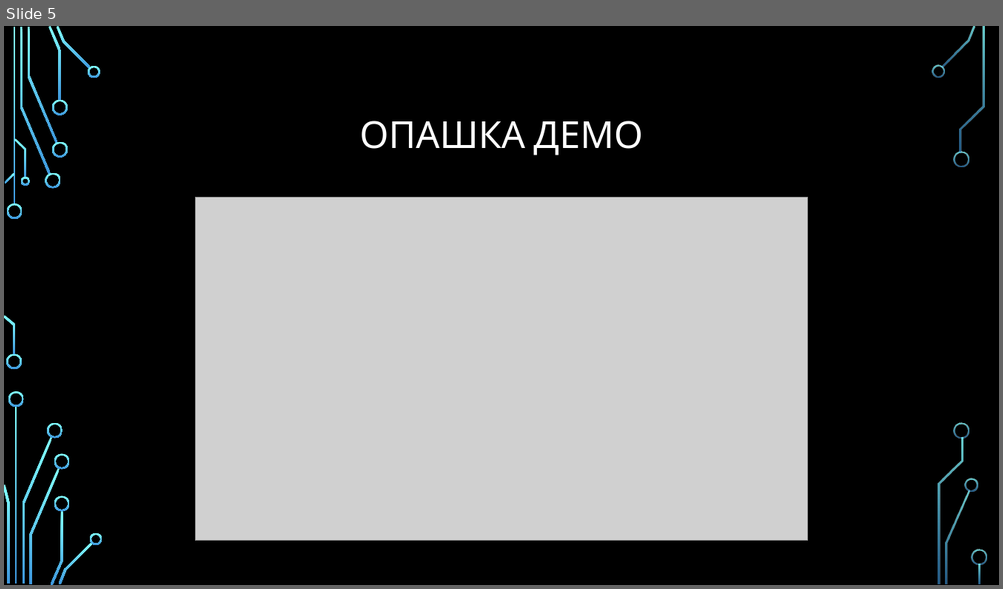
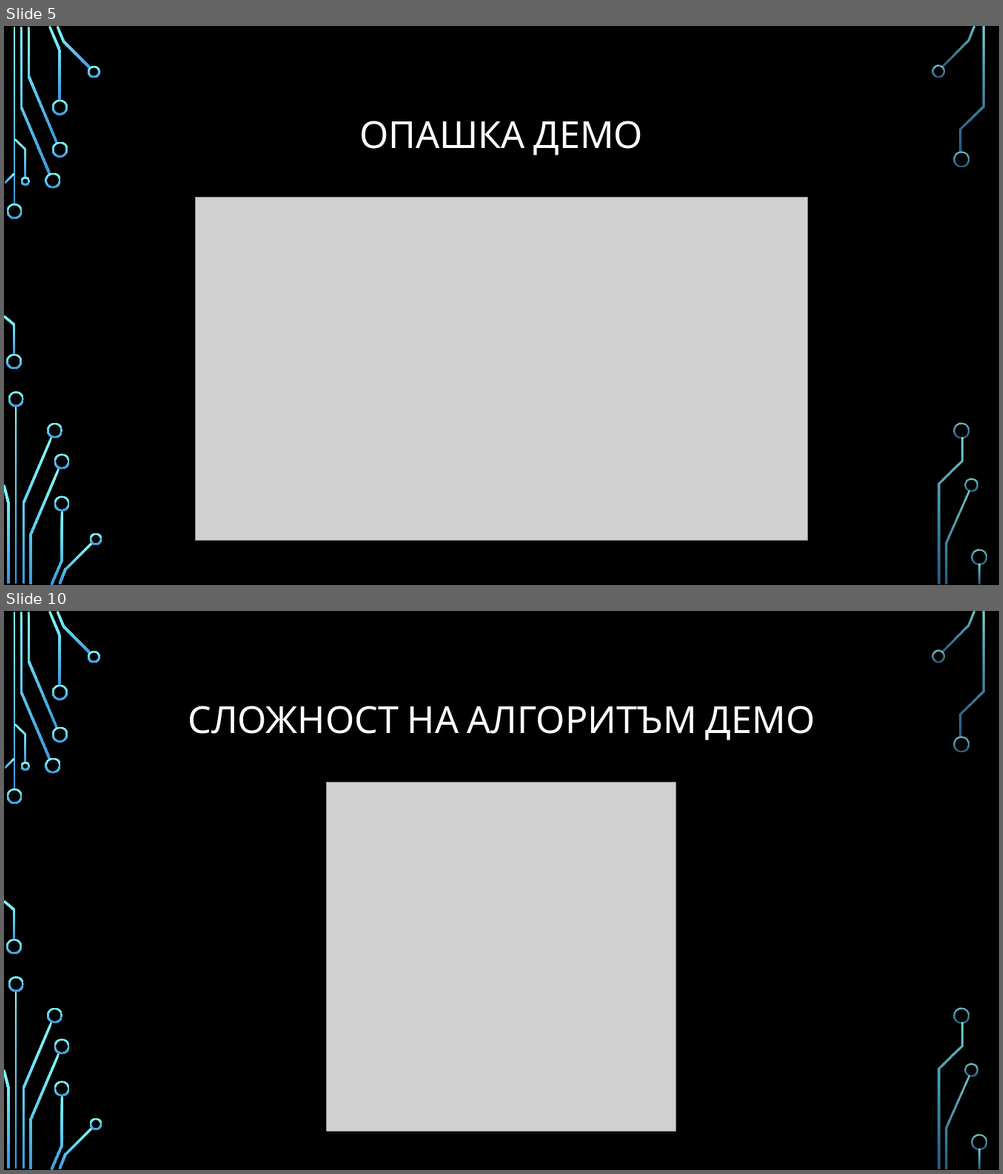
Before and after one commit to Bilyukov/java-course, a slide deck: 09.alorithms-and-data-structures.pptx. Shown one above the other, each under a label of ours: slide 5 before the commit, slides 5 and 10 after it; the slides between them are not shown. The pictures are 1003x589 and 1003x1174 pixels, drawn with LibreOffice and Linux fonts; fonts in the diff are those of the drawing; grey boxes stand for pictures; background and template pictures are left out. Boxes give left, top, right and bottom in pixels: in the first picture for what was removed or moved away, otherwise in the second. Text is boxed around its words. In the diff, an @@ line names an element or a change of style, - is before the commit and + after.

```diff
--- a/09.alorithms-and-data-structures.pptx
+++ b/09.alorithms-and-data-structures.pptx
@@ slide 10 added at (4, 611, 999, 1170), background picture (left out); not listed: 36 template elements that a slide beside it also shows @@
@@ title added at (188, 706, 815, 741), 36 pt, text #FFFFFF @@
+СЛОЖНОСТ НА АЛГОРИТЪМ ДЕМО
@@ picture added at (327, 782, 676, 1132) @@
```
Also in this commit, not shown: 17 other slides added, 7 other files.
